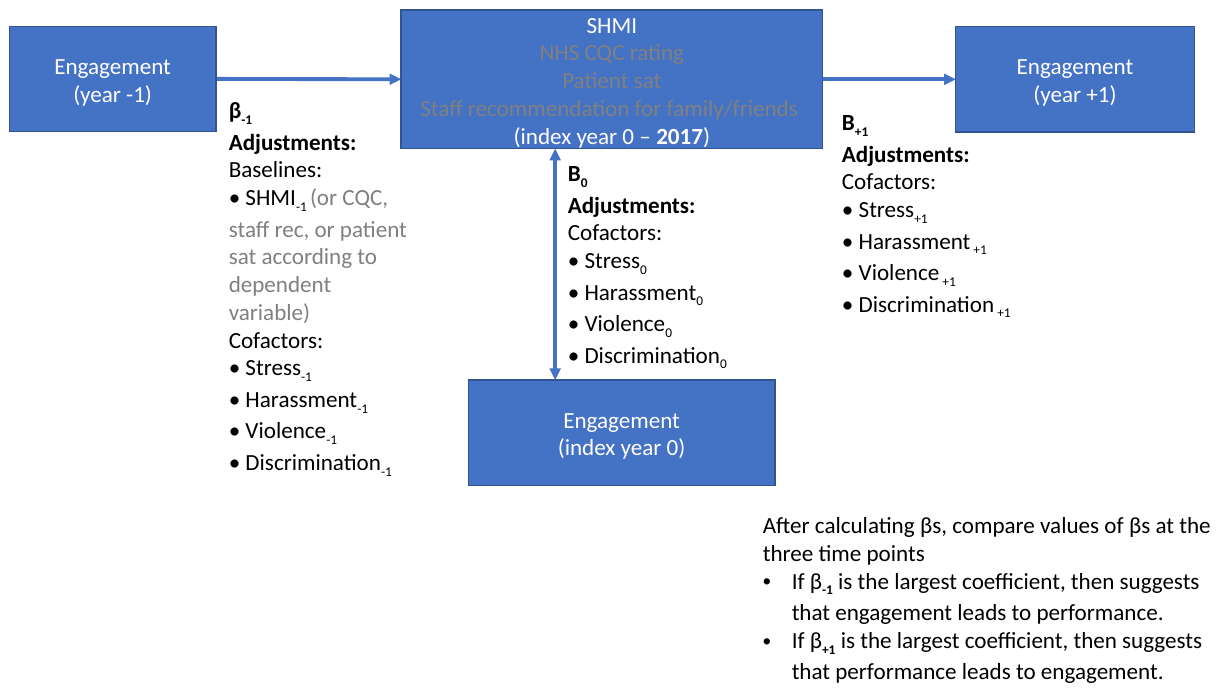
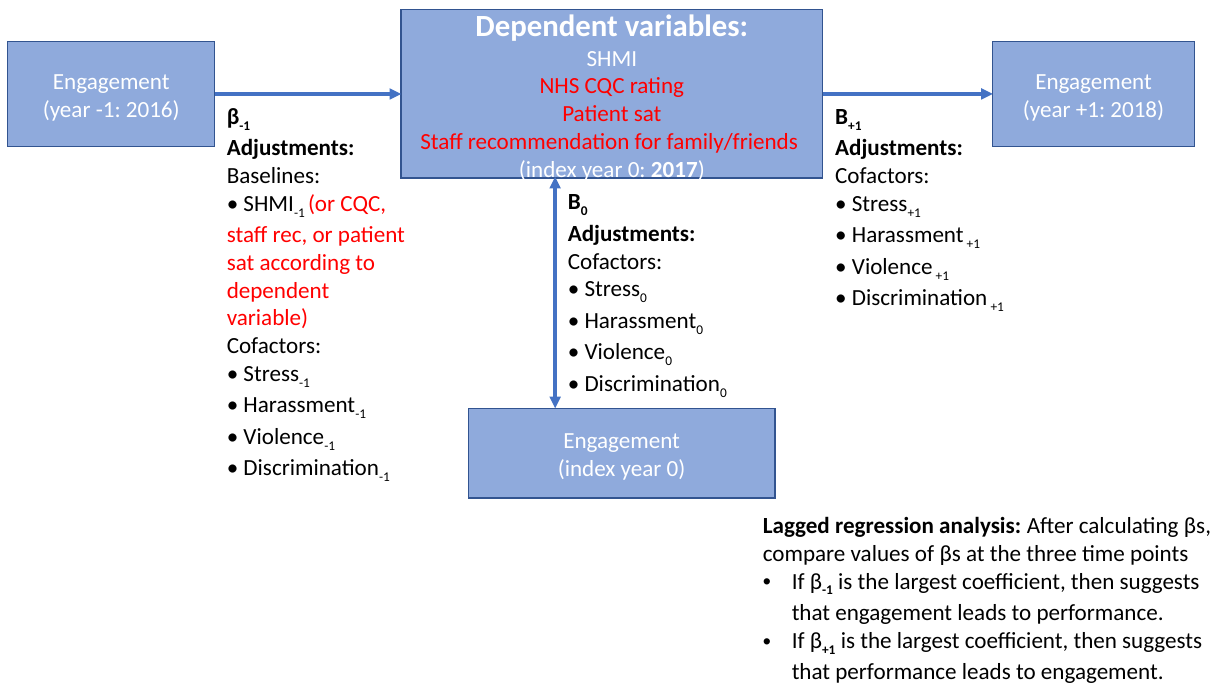
Before and after one commit to ebmgt/ebmgt.github.io, a slide deck: slide 1 of nhs/analysis/NHS proposed analysis - v2019-05-11.pptx. Drawn at 1232x693 pixels with LibreOffice and Linux fonts; fonts in the diff are those of the drawing. Boxes give left, top, right and bottom in pixels: in the first picture for what was removed or moved away, otherwise in the second. Text is boxed around its words. In the diff, an @@ line names an element or a change of style, - is before the commit and + after.

Commit message:
Updated analysis schema and source file

```diff
--- a/nhs/analysis/NHS proposed analysis - v2019-05-11.pptx
+++ b/nhs/analysis/NHS proposed analysis - v2019-05-11.pptx
@@ rectangle "Dependent variables:" resized from (x1=401, y1=10, x2=823, y2=149) to (x1=401, y1=10, x2=823, y2=178) @@
@@ text in rectangle at (x1=475, y1=14, x2=748, y2=41): paragraph added @@
+Dependent variables:
@@ rectangle "Engagement" moved from (x1=9, y1=26, x2=216, y2=131) to (x1=8, y1=42, x2=215, y2=147) @@
@@ fill #4472C4 to #8FAADC in 4 elements at (x1=469, y1=409, x2=775, y2=498), (x1=401, y1=10, x2=823, y2=178), (x1=8, y1=42, x2=215, y2=147), (x1=993, y1=42, x2=1194, y2=147) @@
@@ rectangle "Engagement" resized from (x1=956, y1=27, x2=1194, y2=132) to (x1=993, y1=42, x2=1194, y2=147) @@
@@ text in rectangle at (x1=420, y1=77, x2=798, y2=153): text colour #808080 to #FF0000 in "NHS CQC rating", "Patient sat", "Staff recommendation for family/friends" @@
@@ text in rectangle at (x1=43, y1=100, x2=180, y2=121): text changed @@
-(year -1)
+(year -1: 2016)
@@ arrow moved from (216, 79) - (401, 79) to (214, 94) - (401, 94) @@
@@ arrow moved from (823, 79) - (956, 79) to (823, 94) - (993, 94) @@
@@ text "Β+1" moved from (x1=842, y1=115, x2=1010, y2=317) to (x1=835, y1=109, x2=1004, y2=311) @@
@@ text in rectangle at (x1=1023, y1=100, x2=1164, y2=121): text changed @@
-(year +1)
+(year +1: 2018)
@@ text in rectangle at (x1=519, y1=160, x2=705, y2=183): text changed @@
-(index year 0 – 2017)
+(index year 0: 2017)
@@ double arrow moved from (555, 149) - (555, 380) to (555, 177) - (555, 409) @@
@@ text at (x1=227, y1=194, x2=405, y2=328): text colour #808080 to #FF0000 in "(or CQC, staff rec, or patient sat ..." @@
@@ text "Β0" moved from (x1=568, y1=196, x2=696, y2=240) to (x1=568, y1=224, x2=696, y2=269) @@
@@ rectangle "Engagement" resized from (x1=469, y1=380, x2=775, y2=485) to (x1=469, y1=409, x2=775, y2=498) @@
@@ text at (x1=763, y1=516, x2=1211, y2=565): text changed @@
-After calculating βs, compare values of βs at the three time points
+Lagged regression analysis: After calculating βs, compare values of βs at the three time points
```
Also in this commit, not shown: 1 other file.
